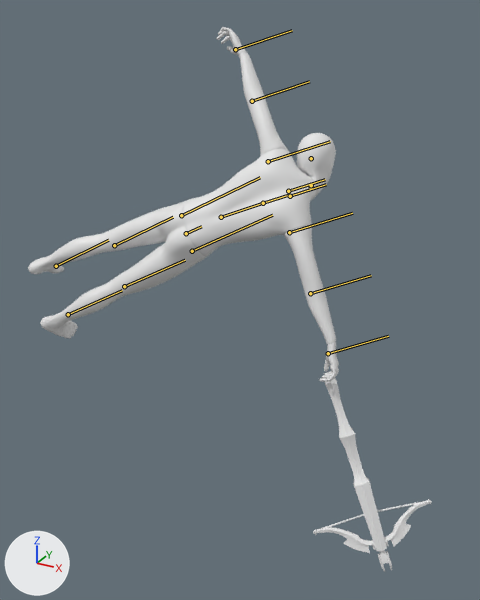
One commit to the glTF model armatures/Crossbow_Sample.glb: the scene before it, then after it.
Camera for both pictures: a 50 mm lens placed at (2.06, -3.56, 1.42), pointed at (0.46, -0.64, -0.04). Every picture has the same lights, and +X, +Y and +Z are marked at lower left. The first picture is the older version. Both versions are drawn at frame 138 of the action 'ArmatureAction.013'; the numbers are the values there. The bones that change, and the others that lie on the model, are drawn over the model as lines.

In view in the first picture: 'primaryactive0__crossbow_sample', 'sample__body_crossbow'.
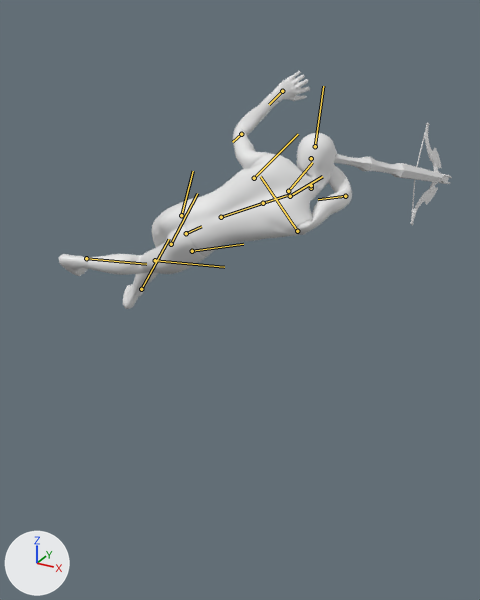
Where the change shows, as pixel boxes (x1, y1, x2, y2) in the pictures (480 x 600 px):
'sample__body_crossbow', posed (33% shorter): before (28, 27, 339, 382); after (59, 71, 352, 309)
'primaryactive0__crossbow_sample', posed: before (313, 371, 432, 572); after (334, 123, 452, 225)
bone 'bone_rthigh', root to tip: before (192, 251) to (272, 215); after (192, 251) to (243, 244)
bone 'bone_rlowerleg', root to tip: before (124, 286) to (185, 260); after (155, 260) to (224, 267)
bone 'bone_rfoot', root to tip: before (68, 314) to (122, 290); after (86, 258) to (146, 264)
bone 'bone_rclavical', root to tip: before (290, 196) to (326, 184); after (290, 196) to (322, 176)
bone 'bone_rupperarm', root to tip: before (289, 232) to (352, 213); after (297, 231) to (260, 176)
bone 'bone_relbow', root to tip: before (310, 293) to (371, 275); after (345, 196) to (318, 199)
bone 'bone_rhand', root to tip: before (328, 353) to (388, 336); after (315, 146) to (323, 86)
bone 'bone_lclavical', root to tip: before (288, 191) to (325, 179); after (288, 191) to (312, 162)
bone 'bone_lupperarm', root to tip: before (268, 161) to (330, 141); after (254, 178) to (298, 134)
bone 'bone_lelbow', root to tip: before (252, 101) to (309, 81); after (241, 134) to (232, 142)
bone 'bone_lhand', root to tip: before (235, 49) to (292, 30); after (282, 91) to (269, 104)
bone 'bone_lthigh', root to tip: before (181, 215) to (260, 177); after (181, 215) to (193, 171)
bone 'bone_llowerleg', root to tip: before (114, 245) to (173, 217); after (171, 244) to (197, 193)
bone 'bone_lfoot', root to tip: before (56, 266) to (108, 240); after (141, 289) to (169, 239)

The edits, one by one:
Bone 'bone_rthigh' (bone_bone_rthigh) turns from (0, 0, 0) to (28, 7, -15) degrees about its own x, y and z.
Bone 'bone_rlowerleg' (bone_bone_rlowerleg) turns from (0, 0, 0) to (-41, -7, -8) degrees about its own x, y and z.
Bone 'bone_rfoot' (bone_bone_rfoot) turns from (0, 0, 0) to (10, -4, 1) degrees about its own x, y and z.
Bone 'bone_rclavical' (bone_bone_rclavical) turns from (0, 0, 0) to (4, -7, 13) degrees about its own x, y and z.
Bone 'bone_rupperarm' (bone_bone_rupperarm) turns from (0, 0, 0) to (18, 24, 101) degrees about its own x, y and z.
Bone 'bone_relbow' (bone_bone_relbow) turns from (0, 0, 0) to (37, 3, 80) degrees about its own x, y and z.
Bone 'bone_rhand' (bone_bone_rhand) turns from (0, 0, 0) to (36, -20, -115) degrees about its own x, y and z.
Bone 'bone_lclavical' (bone_bone_lclavical) turns from (0, 0, 0) to (-4, 1, 34) degrees about its own x, y and z.
Bone 'bone_lupperarm' (bone_bone_lupperarm) turns from (0, 0, 0) to (39, -28, -36) degrees about its own x, y and z.
Bone 'bone_lelbow' (bone_bone_lelbow) turns from (0, 0, 0) to (34, -2, -77) degrees about its own x, y and z.
Bone 'bone_lhand' (bone_bone_lhand) turns from (0, 0, 0) to (0, -16, -11) degrees about its own x, y and z.
Bone 'bone_lthigh' (bone_bone_lthigh) turns from (0, 0, 0) to (54, 27, 36) degrees about its own x, y and z.
Bone 'bone_llowerleg' (bone_bone_llowerleg) turns from (0, 0, 0) to (-26, -2, -1) degrees about its own x, y and z.
Bone 'bone_lfoot' (bone_bone_lfoot) turns from (0, 0, 0) to (-10, -1, 1) degrees about its own x, y and z.
